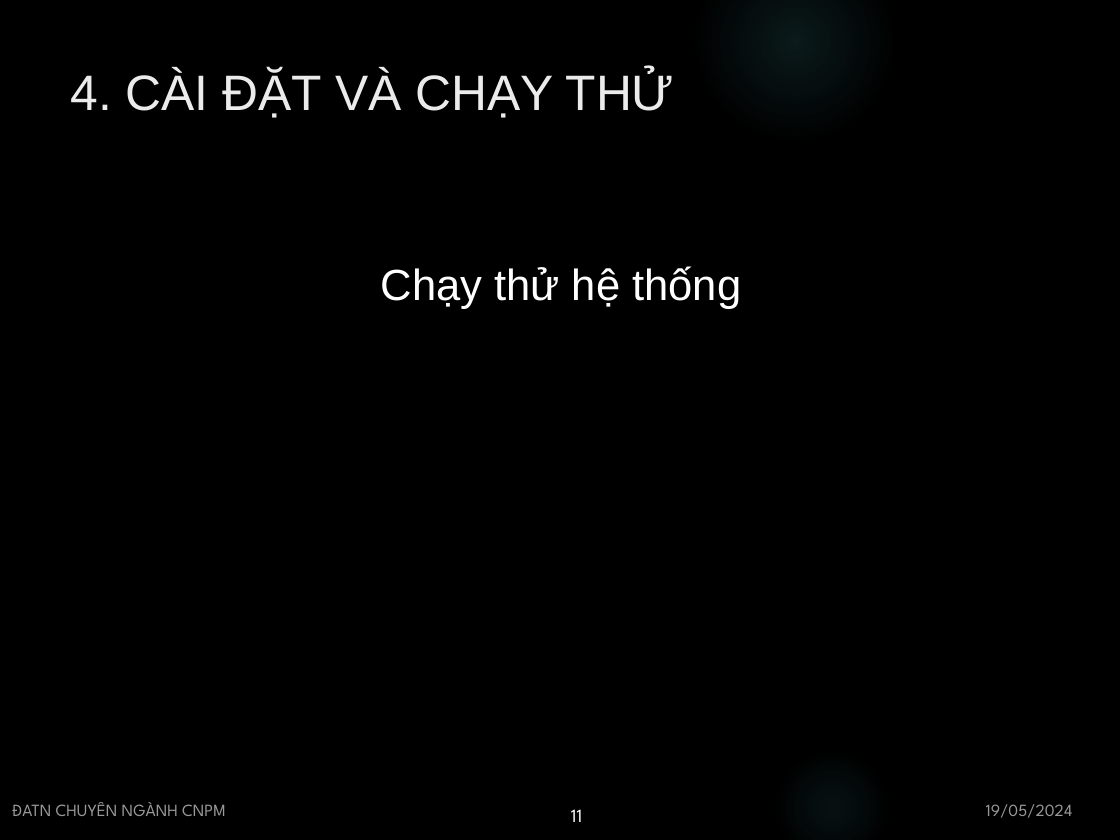
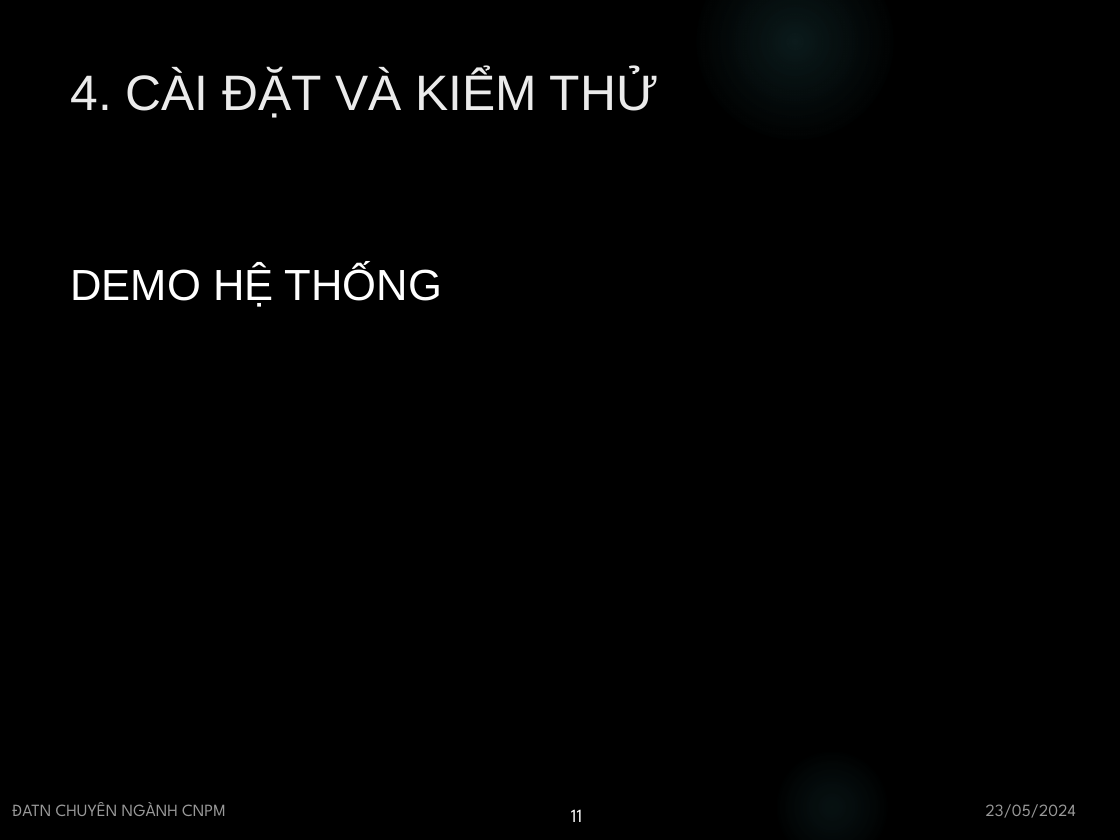
Before and after one commit to ptnhan109/motel-management, a slide deck: slide 11 of docs/1521050085 Phạm Trọng Nhân - Slide ĐATN.pptx. Drawn at 1120x840 pixels with LibreOffice and Linux fonts; fonts in the diff are those of the drawing; background and template pictures are left out. Boxes give left, top, right and bottom in pixels: in the first picture for what was removed or moved away, otherwise in the second. Text is boxed around its words. In the diff, an @@ line names an element or a change of style, - is before the commit and + after.

```diff
--- a/docs/1521050085 Phạm Trọng Nhân - Slide ĐATN.pptx
+++ b/docs/1521050085 Phạm Trọng Nhân - Slide ĐATN.pptx
@@ title at bbox=[71, 71, 659, 118]: text changed @@
-4. CÀI ĐẶT VÀ CHẠY THỬ
+4. CÀI ĐẶT VÀ KIỂM THỬ
@@ text at bbox=[71, 265, 442, 307]: text changed @@
-Chạy thử hệ thống
+DEMO HỆ THỐNG
@@ text at bbox=[986, 804, 1076, 818]: text changed @@
-19/05/2024
+23/05/2024
```
Also in this commit, not shown: 9 other slides changed, 1 slide added, 1 slide removed, 48 other files.
